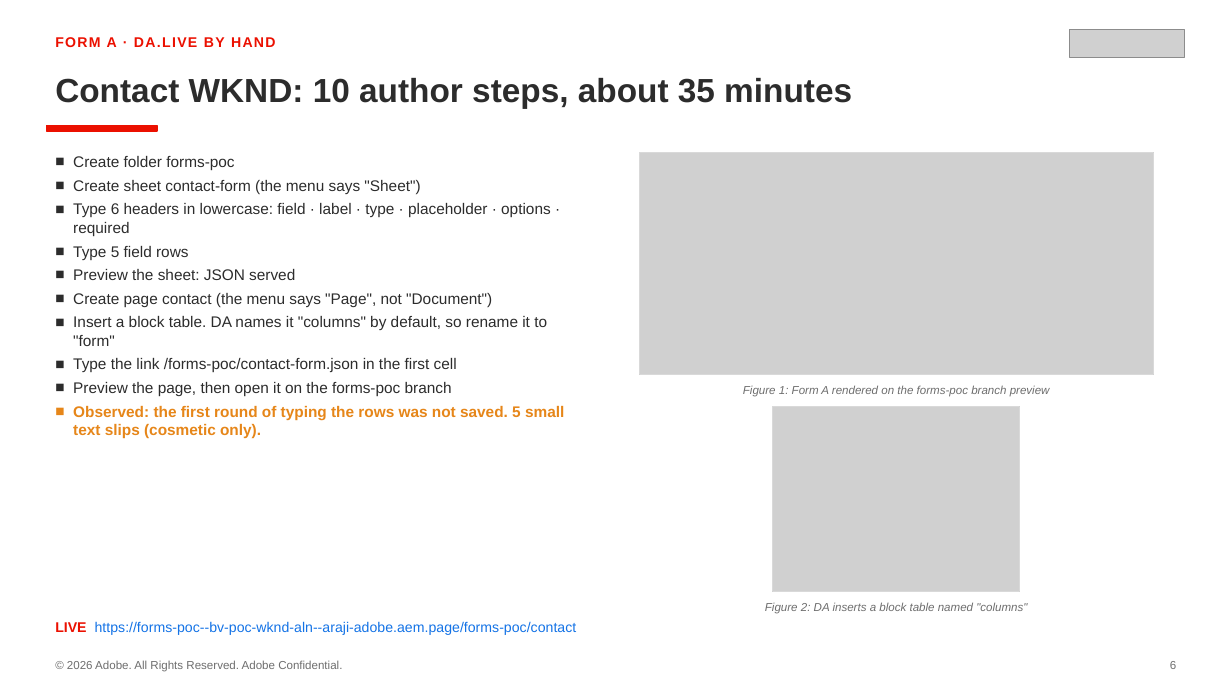
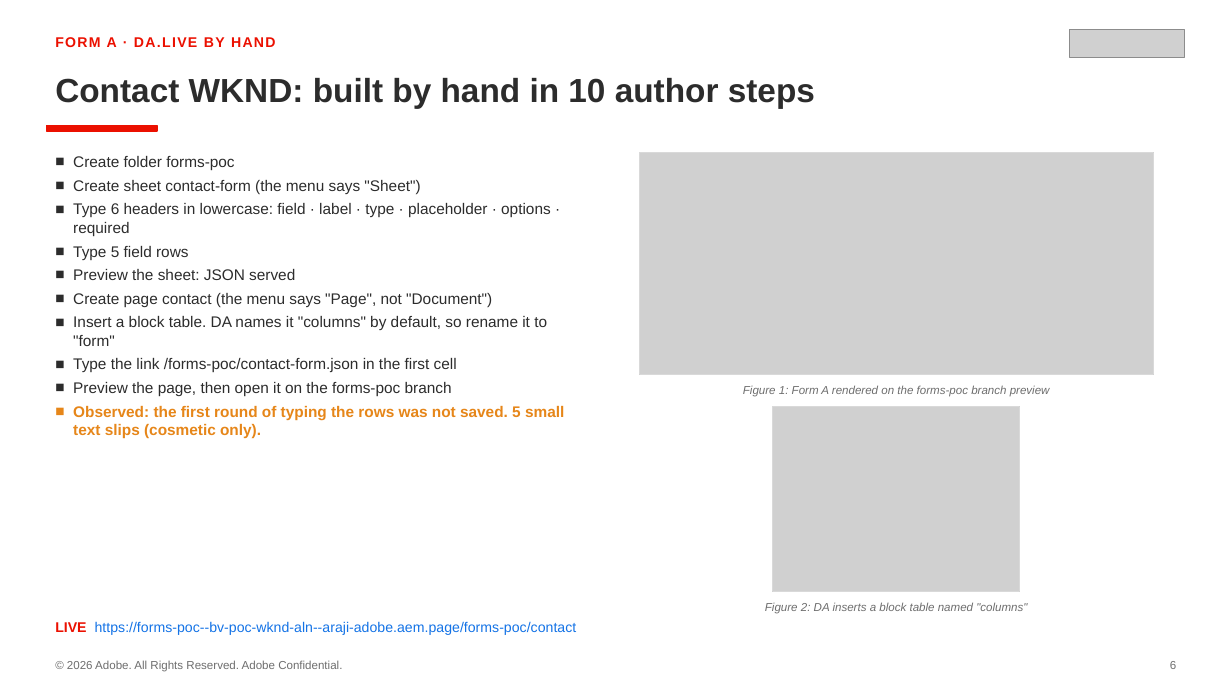
Before and after one commit to ARAJI-ADOBE/bv-poc-wknd-aln, a slide deck: slide 6 of testing/forms/Forms-POC-DA-vs-Ema.pptx. Drawn at 1232x693 pixels with LibreOffice and Linux fonts; fonts in the diff are those of the drawing; grey boxes stand for pictures. Boxes give left, top, right and bottom in pixels: in the first picture for what was removed or moved away, otherwise in the second. Text is boxed around its words. In the diff, an @@ line names an element or a change of style, - is before the commit and + after.

```diff
--- a/testing/forms/Forms-POC-DA-vs-Ema.pptx
+++ b/testing/forms/Forms-POC-DA-vs-Ema.pptx
@@ text at (x1=55, y1=78, x2=815, y2=109): text changed @@
-Contact WKND: 10 author steps, about 35 minutes
+Contact WKND: built by hand in 10 author steps
```
Also in this commit, not shown: 4 other slides changed, 2 other files.
